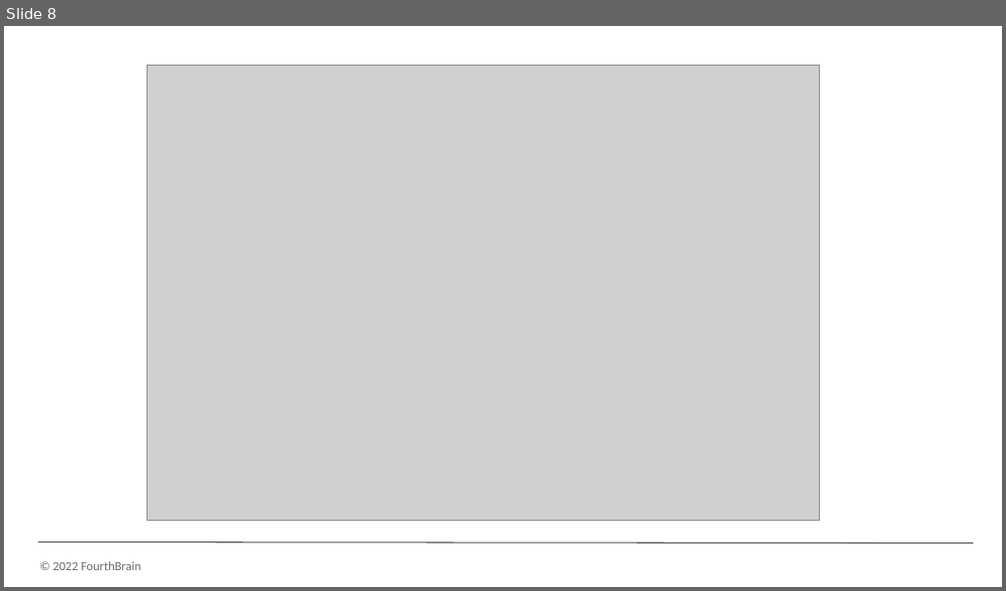
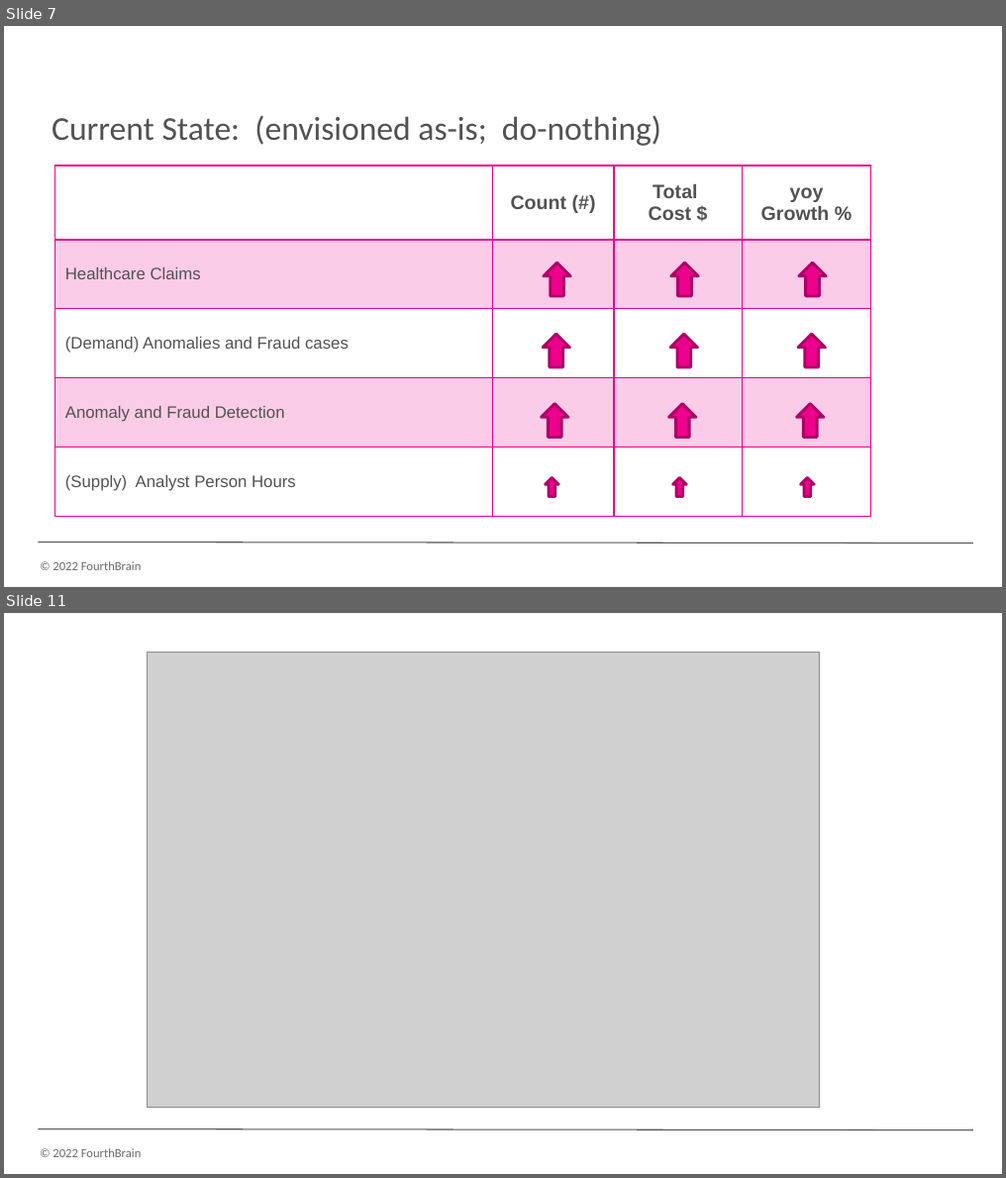
Before and after one commit to monika0603/MLE10-Capstone-Project, a slide deck: docs/presentation/CapstonePreso_HealthcareAnomaly.pptx. Shown one above the other, each under a label of ours: slide 8 before the commit, slides 7 and 11 after it; the slides between them are not shown. The pictures are 1006x591 and 1006x1178 pixels, drawn with LibreOffice and Linux fonts; fonts in the diff are those of the drawing; grey boxes stand for pictures; background and template pictures are left out. Boxes give left, top, right and bottom in pixels: in the first picture for what was removed or moved away, otherwise in the second. Text is boxed around its words. In the diff, an @@ line names an element or a change of style, - is before the commit and + after.

```diff
--- a/docs/presentation/CapstonePreso_HealthcareAnomaly.pptx
+++ b/docs/presentation/CapstonePreso_HealthcareAnomaly.pptx
@@ slide 7 added at <box>4,26,1002,587</box>, background #FFFFFF; not listed: 2 template elements that a slide beside it also shows @@
@@ text added at <box>52,115,661,146</box>, 24 pt, text #525252 @@
+    Current State: (envisioned as-is; do-nothing)
@@ table added at <box>54,166,869,517</box>, 5 rows, 4 columns @@
+ | Count (#) | Total / Cost $ | yoy Growth %
+Healthcare Claims |  |  | 
+(Demand) Anomalies and Fraud cases |  |  | 
+Anomaly and Fraud Detection |  |  | 
+(Supply) Analyst Person Hours |  |  | 
@@ up arrow added at <box>544,263,571,296</box>, fill #EC008C, outline #AF0068 2 pt @@
@@ up arrow added at <box>670,263,698,296</box>, fill #EC008C, outline #AF0068 2 pt @@
@@ up arrow added at <box>798,263,826,296</box>, fill #EC008C, outline #AF0068 2 pt @@
@@ up arrow added at <box>543,334,570,369</box>, fill #EC008C, outline #AF0068 2 pt @@
@@ up arrow added at <box>670,334,698,369</box>, fill #EC008C, outline #AF0068 2 pt @@
@@ up arrow added at <box>798,334,826,369</box>, fill #EC008C, outline #AF0068 2 pt @@
@@ up arrow added at <box>541,404,568,438</box>, fill #EC008C, outline #AF0068 2 pt @@
@@ up arrow added at <box>668,404,696,438</box>, fill #EC008C, outline #AF0068 2 pt @@
@@ up arrow added at <box>796,404,824,438</box>, fill #EC008C, outline #AF0068 2 pt @@
@@ up arrow added at <box>545,478,558,497</box>, fill #EC008C, outline #AF0068 2 pt @@
@@ up arrow added at <box>672,478,686,497</box>, fill #EC008C, outline #AF0068 2 pt @@
@@ up arrow added at <box>800,478,814,497</box>, fill #EC008C, outline #AF0068 2 pt @@
@@ what was slide 8 is now slide 11 @@
```
Also in this commit, not shown: 12 slides changed, 2 other slides added.
